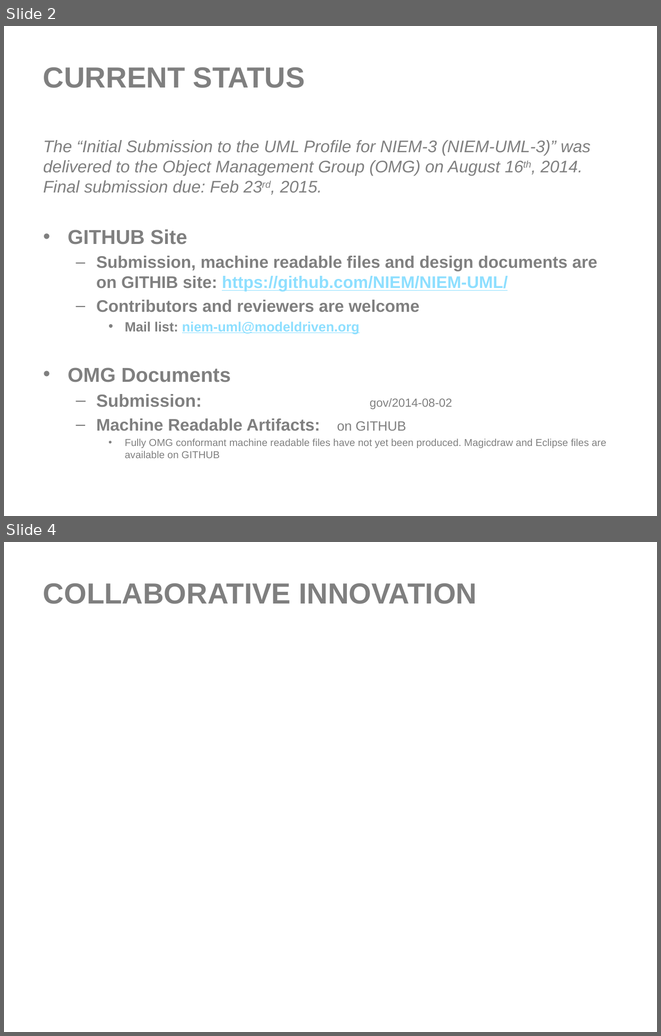
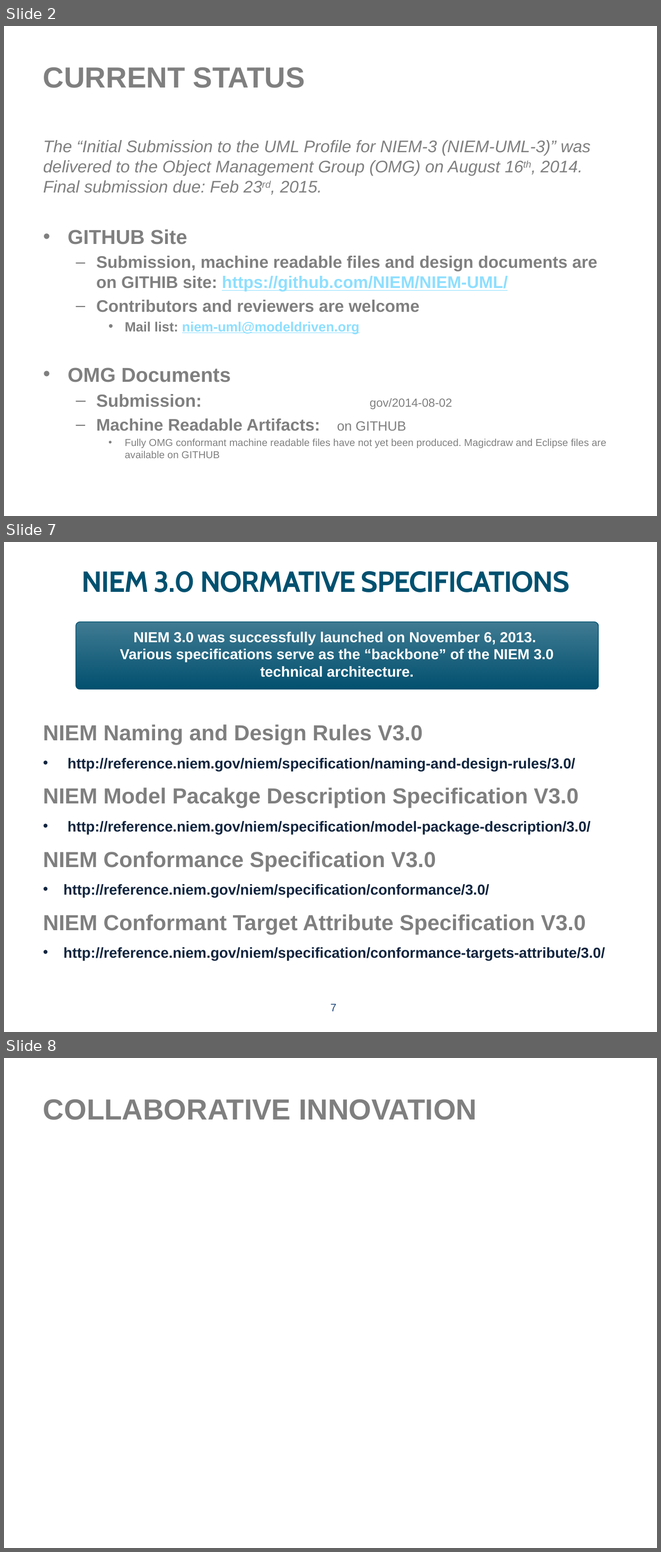
Before and after one commit to NIEM/NIEM-UML, a slide deck: Presentations/NIEM-UML-3-InitialSubmission.pptx. Shown one above the other, each under a label of ours: slides 2 and 4 before the commit, slides 2, 7 and 8 after it; the slides between them are not shown. The pictures are 661x1036 and 661x1552 pixels, drawn with LibreOffice and Linux fonts; fonts in the diff are those of the drawing; background and template pictures are left out. Boxes give left, top, right and bottom in pixels: in the first picture for what was removed or moved away, otherwise in the second. Text is boxed around its words. In the diff, an @@ line names an element or a change of style, - is before the commit and + after.

Commit message:
Presentation updated with NIEM-XML changes

```diff
--- a/Presentations/NIEM-UML-3-InitialSubmission.pptx
+++ b/Presentations/NIEM-UML-3-InitialSubmission.pptx
@@ slide 7 added at bbox=[4, 542, 657, 1032], background picture (left out) @@
@@ title added at bbox=[81, 571, 570, 592], 32 pt, text #00506F, bold @@
+NIEM 3.0 NORMATIVE SPECIFICATIONS
@@ rounded rectangle added at bbox=[76, 622, 598, 689], fill gradient #00506F, outline #00506F 0.75 pt, 16 pt, text #FFFFFF, bold @@
+NIEM 3.0 was successfully launched on November 6, 2013.
+Various specifications serve as the “backbone” of the NIEM 3.0 technical architecture.
@@ text added at bbox=[43, 724, 605, 961], 16 pt, text #0F243E, bold @@
+NIEM Naming and Design Rules V3.0
+• http://reference.niem.gov/niem/specification/naming-and-design-rules/3.0/
+NIEM Model Pacakge Description Specification V3.0
+• http://reference.niem.gov/niem/specification/model-package-description/3.0/
+NIEM Conformance Specification V3.0
+• http://reference.niem.gov/niem/specification/conformance/3.0/
+NIEM Conformant Target Attribute Specification V3.0
+• http://reference.niem.gov/niem/specification/conformance-targets-attribute/3.0/
@@ page number added at bbox=[330, 1004, 336, 1011], 12 pt, text #1F497D @@
+7
@@ what was slide 4 is now slide 8 @@
```
Also in this commit, not shown: 9 slides changed, 15 other slides added, 1 slide removed, 2 other files.
